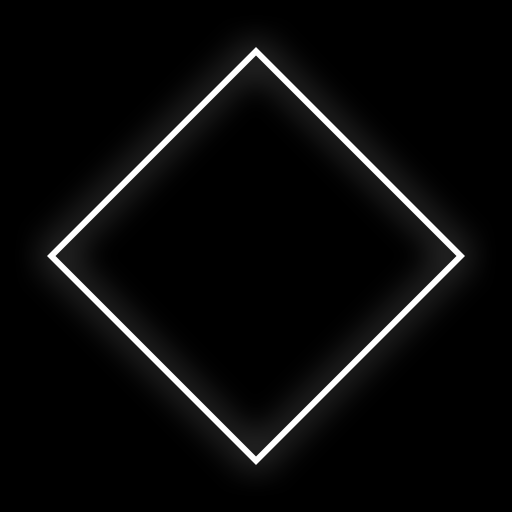
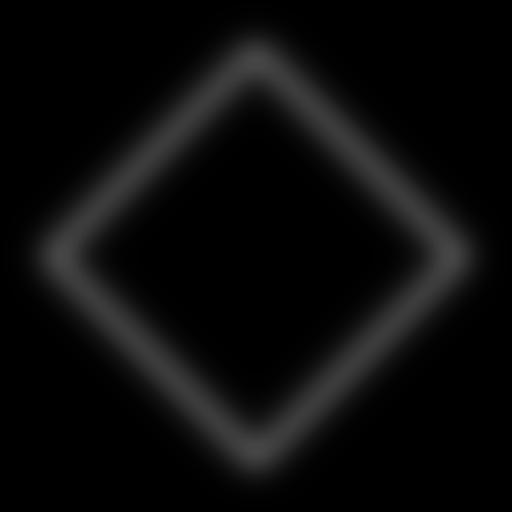
Before/after of a 512px x 512px layered artwork. What changed in the layer stack:
painted on "DIAMOND" (1st of 2, in "INPUT") over [17, 17, 495, 495]
